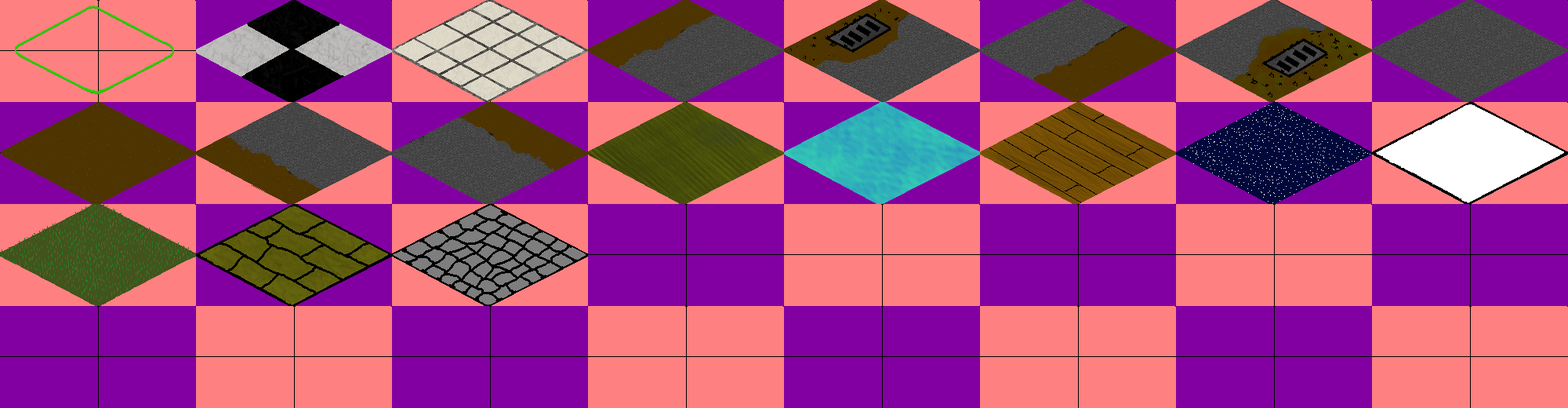
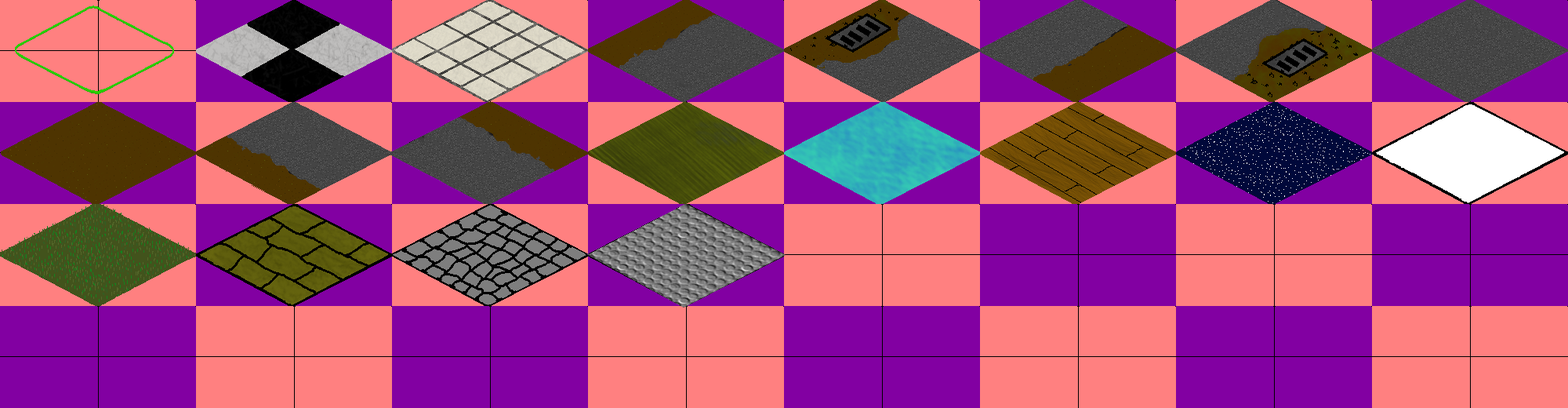
Comparing the layer stacks of the two 1568×408 images. Changes:
painted on "tiles250x129.png" over [586, 202, 787, 308]
